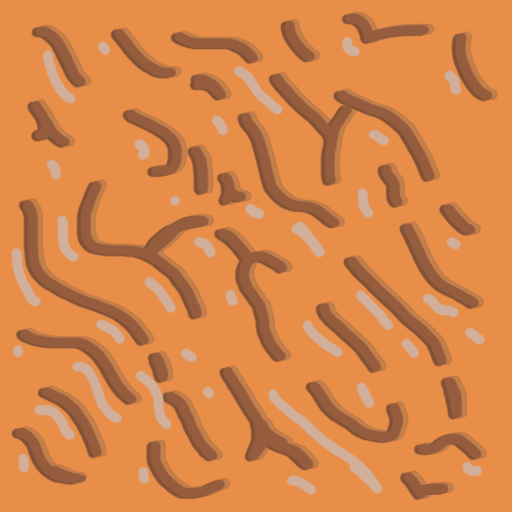
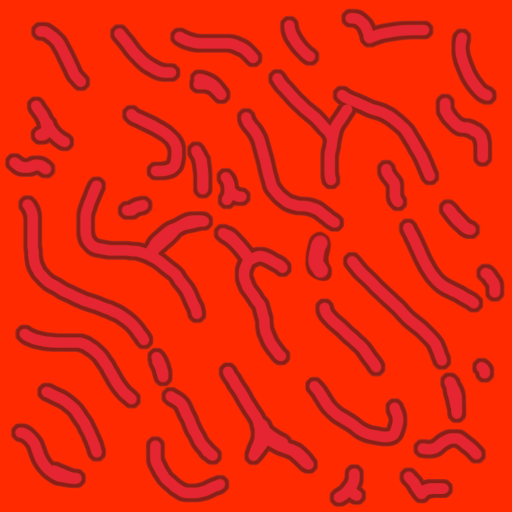
Revision of a layered 512 x 512 image; what changed, layer by layer:
moved "Layer 2" above "Layer 5", painted on it over [left=8, top=11, right=501, bottom=504]
renamed "Layer 3" to "Layer 5", painted on it over [left=4, top=7, right=505, bottom=508]
hid "Layer 2 copy 2" over [left=10, top=12, right=490, bottom=502]
hid "Layer 2 copy" over [left=19, top=10, right=499, bottom=500]
painted on "Layer 0" over [left=0, top=0, right=512, bottom=512]
hid "Layer 1" over [left=0, top=0, right=512, bottom=512]
